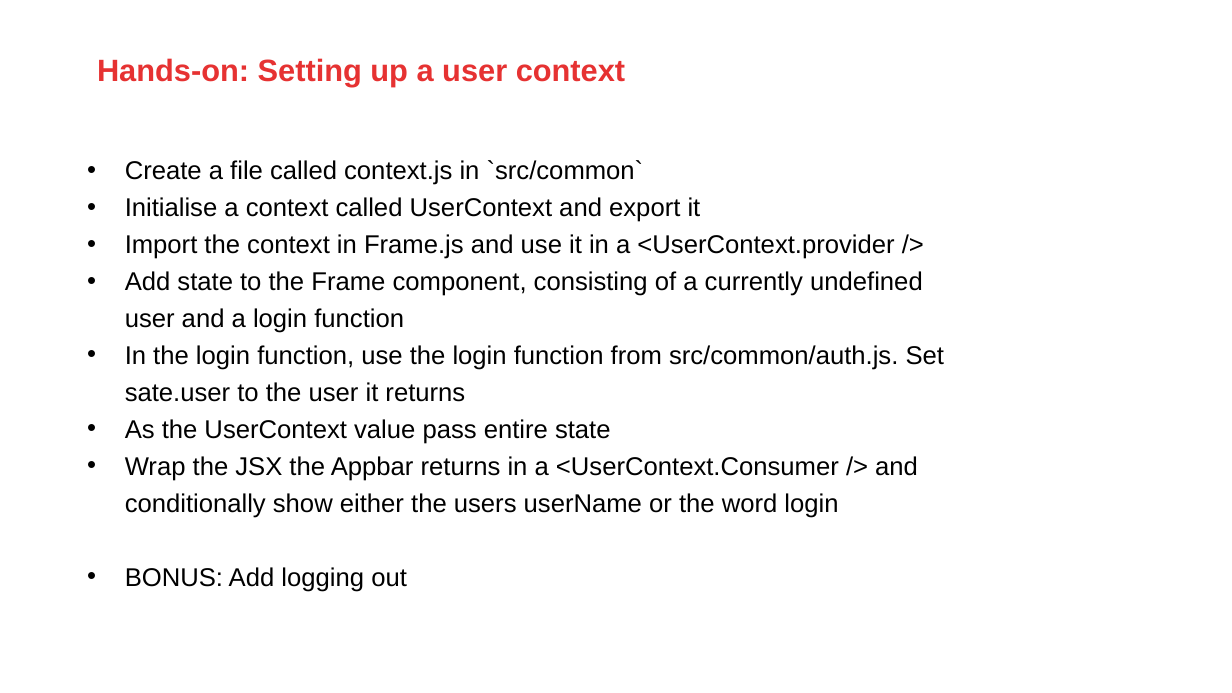
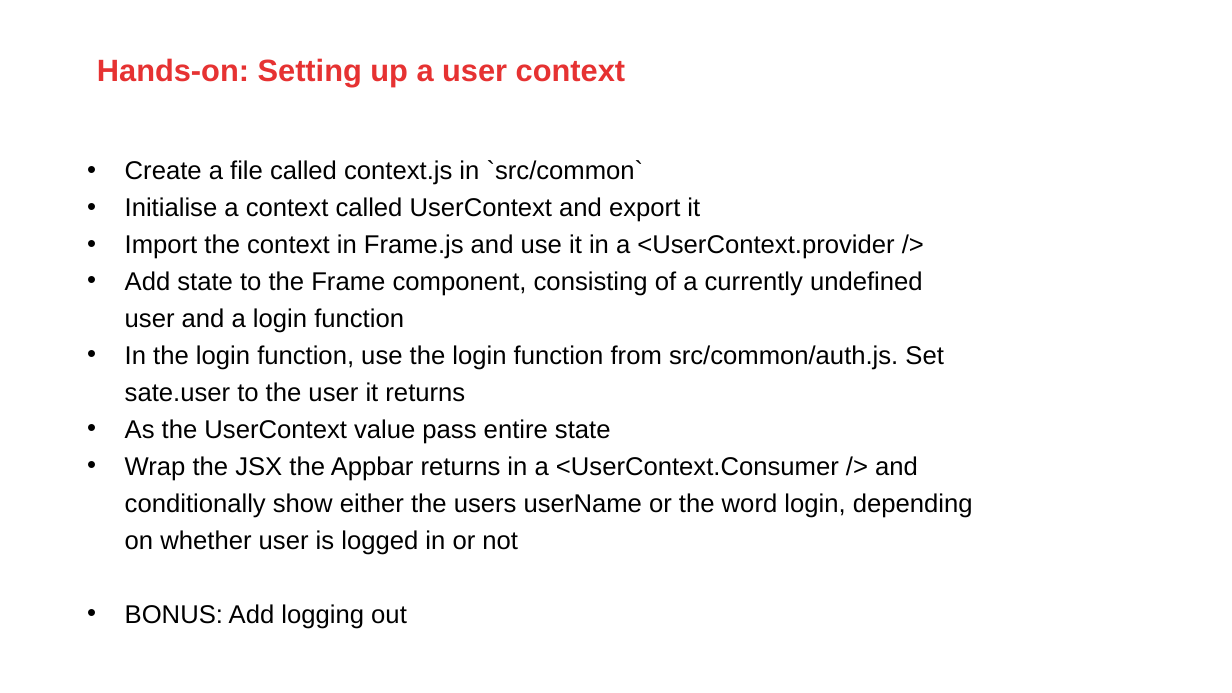
Before and after one commit to AMIS-Services/react-series, a slide deck: slide 9 of sig3/slides/SIG 3 slides.pptx (slide 8 before the commit). Drawn at 1232x693 pixels with LibreOffice and Linux fonts; fonts in the diff are those of the drawing; background and template pictures are left out. Boxes give left, top, right and bottom in pixels: in the first picture for what was removed or moved away, otherwise in the second. Text is boxed around its words. In the diff, an @@ line names an element or a change of style, - is before the commit and + after.

```diff
--- a/sig3/slides/SIG 3 slides.pptx
+++ b/sig3/slides/SIG 3 slides.pptx
@@ text at (125,456,973,555): text changed @@
-• Wrap the JSX the Appbar returns in a <UserContext.Consumer /> and conditionally show either the users userName or the word login
+• Wrap the JSX the Appbar returns in a <UserContext.Consumer /> and conditionally show either the users userName or the word login, depending on whether user is logged in or not
```
Also in this commit, not shown: 5 other slides changed, 6 slides added, 2 other files.
